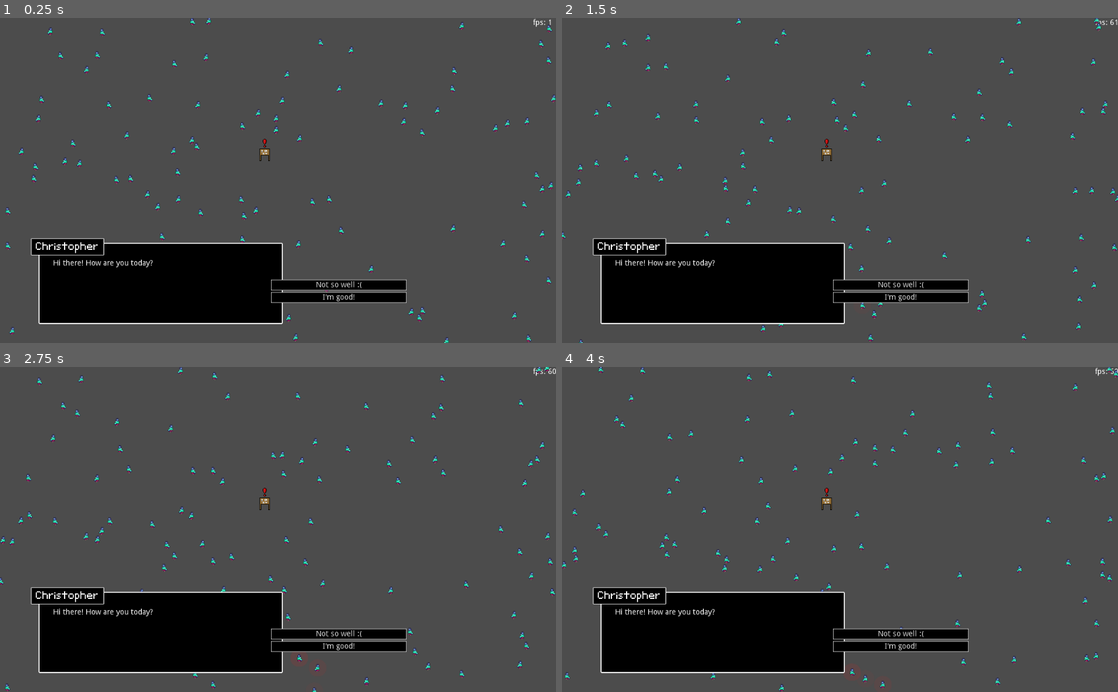
Above: before the commit, frames 1-4 (two rows, left to right).
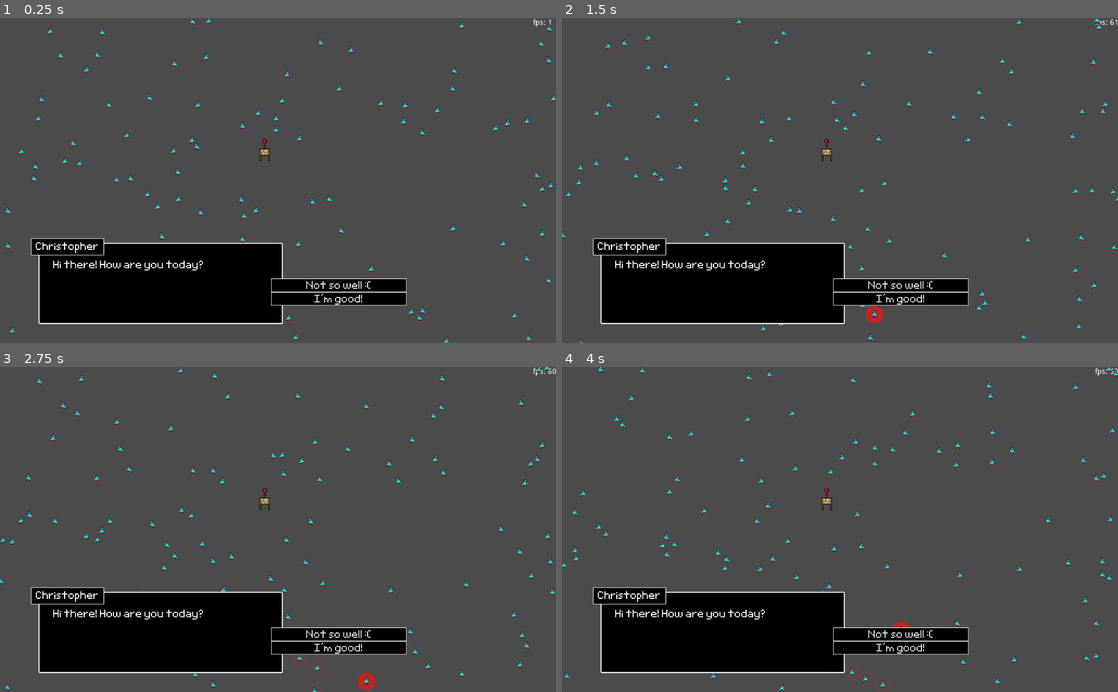
Above: after the commit, the same moments.

Repository: metcalf-putnam/OutbreakInSpace
Game: Godot game, scene res://root.tscn
The game is run twice, just before and just after one commit, with the same random seed, the same clock (stepped at 60 frames per second) and the same inputs. The project has no main scene, so this scene is started directly.
Inputs:
- Up to frame 1 (0.25 s): no input
- Up to frame 2 (1.5 s): tap Enter (ui_accept) at 0.5, 0.77 s; hold Right (ui_right) 0.53-1.28 s; hold Down (ui_down) from 1.28 s (still down)
- Up to frame 3 (2.75 s): tap Enter (ui_accept) at 1.52 s; release Down (ui_down) at 2.03 s; hold Right (ui_right) from 2.03 s (still down)
- Up to frame 4 (4 s): release Right (ui_right) at 2.78 s; hold Up (ui_up) 2.78-3.53 s; tap Enter (ui_accept) at 3.02, 3.77 s; hold Left (ui_left) from 3.53 s (still down)

The runs differ from the first frame. In frame 1, 1.3% of the frame differs, in the area x 9-74%, y 74-89%; in frame 2, 1.4%; in frame 3, 1.4%, in the area x 9-74%, y 74-100%; in frame 4, 1.3%.

Commit message:
minor visual updates

Diff:
--- a/Dialog/ChoiceButton.tscn
+++ b/Dialog/ChoiceButton.tscn
@@ -1,11 +1,16 @@
-[gd_scene load_steps=3 format=2]
+[gd_scene load_steps=5 format=2]
 
 [ext_resource path="res://Dialog/menu_section_9patch.png" type="Texture" id=1]
 [ext_resource path="res://Dialog/ChoiceButton.gd" type="Script" id=2]
+[ext_resource path="res://font/Awake.ttf" type="DynamicFontData" id=3]
+
+[sub_resource type="DynamicFont" id=1]
+size = 32
+font_data = ExtResource( 3 )
 
 [node name="ChoiceButton" type="NinePatchRect"]
 margin_right = 250.0
-margin_bottom = 20.0
+margin_bottom = 25.0
 texture = ExtResource( 1 )
 patch_margin_left = 3
 patch_margin_top = 3
@@ -19,5 +24,10 @@
 [node name="Button" type="Button" parent="."]
 margin_right = 250.0
 margin_bottom = 20.0
+custom_fonts/font = SubResource( 1 )
+text = "asdfasdfdsf"
 flat = true
+__meta__ = {
+"_edit_use_anchors_": false
+}
 [connection signal="pressed" from="Button" to="." method="_on_Button_pressed"]
--- a/Dialog/Dialogue.gd
+++ b/Dialog/Dialogue.gd
@@ -62,7 +62,7 @@
 	node.show()
 	node.set_name(data.key)
 	print("data.key:", data.key)
-	lastBttnPos -= 23
+	lastBttnPos -= 25
 
 
 func reset():
--- a/Dialog/Dialogue.tscn
+++ b/Dialog/Dialogue.tscn
@@ -1,9 +1,13 @@
-[gd_scene load_steps=9 format=2]
+[gd_scene load_steps=10 format=2]
 
 [ext_resource path="res://Dialog/Dialogue.gd" type="Script" id=1]
 [ext_resource path="res://font/Awake.ttf" type="DynamicFontData" id=2]
 [ext_resource path="res://Dialog/menu_section_9patch.png" type="Texture" id=3]
 [ext_resource path="res://Dialog/ChoiceButton.tscn" type="PackedScene" id=4]
+
+[sub_resource type="DynamicFont" id=5]
+size = 32
+font_data = ExtResource( 2 )
 
 [sub_resource type="StyleBoxEmpty" id=3]
 
@@ -52,7 +56,10 @@
 margin_top = 31.0
 margin_right = 402.0
 margin_bottom = 116.0
+custom_fonts/normal_font = SubResource( 5 )
 bbcode_enabled = true
+bbcode_text = "dfssdffasddf"
+text = "dfssdffasddf"
 __meta__ = {
 "_edit_use_anchors_": false
 }
@@ -109,7 +116,7 @@
 margin_top = 125.202
 margin_right = 463.965
 margin_bottom = 157.202
-rect_scale = Vector2( 1.04829, 1.04829 )
+rect_scale = Vector2( 1.0604, 1.0604 )
 texture = ExtResource( 3 )
 patch_margin_left = 3
 patch_margin_top = 3
--- a/characters/character.gd
+++ b/characters/character.gd
@@ -48,8 +48,10 @@
 func update_label():
 	if is_contagious:
 		$Label.text = "Contagious"
+		$InfectionVisual.modulate.a = 1
 	elif is_infected:
 		$Label.text = "Infected"
+		$InfectionVisual.modulate.a = 1
 	else:
 		$Label.text = str(viral_load) + "/" + str(infection_limit)
 		$InfectionVisual.modulate.a = float(viral_load/infection_limit)
@@ -74,6 +76,7 @@
 	if is_contagious:
 		connect_area_signals()
 		$ShedTimer.start()
+
 	else:
 		disconnect_area_signals()
 		$ShedTimer.stop()
